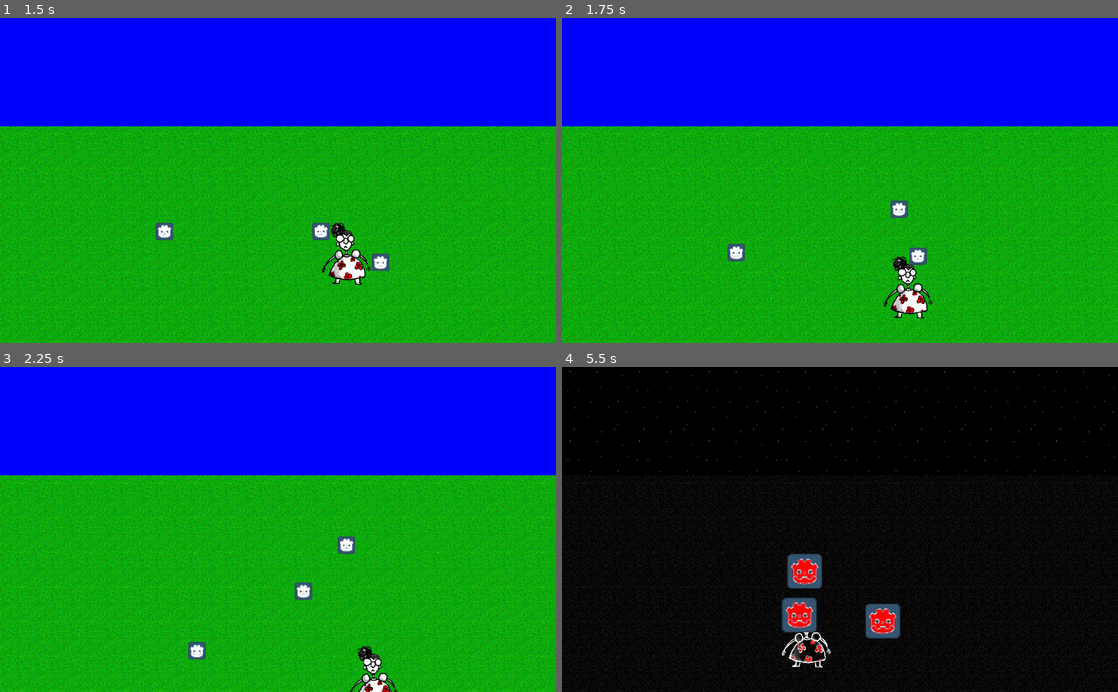
Above: before the commit, frames 1-4 (two rows, left to right).
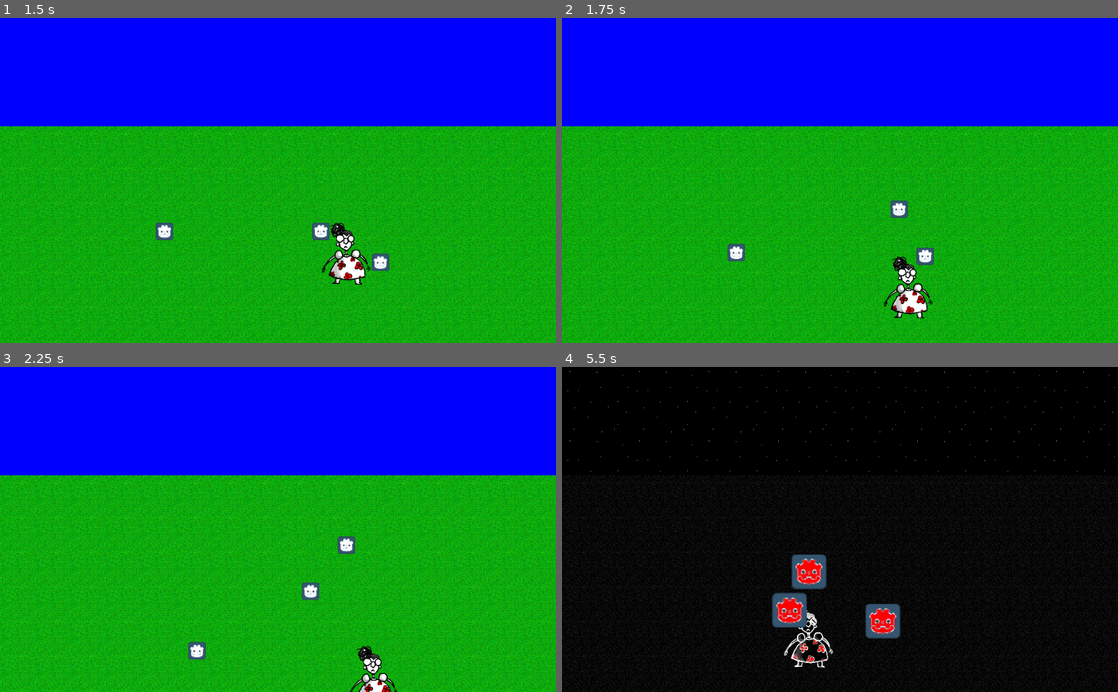
Above: after the commit, the same moments.

Repository: HedgeLizards/GGJ22
Game: Godot game, scene res://scenes/Main.tscn
The game is run twice, just before and just after one commit, with the same random seed, the same clock (stepped at 60 frames per second) and the same inputs. The engine's default icon, where the game draws it, is replaced by a stand-in: a white triangle on a blue panel in a dark square.
Inputs (mouse positions are in pixels of both pictures, inside the frame that each line leads up to):
- Up to frame 1 (1.5 s): tap Enter at 0.5 s; move the mouse to (400, 164) at 0.52 s; press the mouse at (400, 164) at 0.53 s; hold D (right) 0.53-1.28 s; move the mouse to (166, 196) at 1.27 s; release the mouse at (166, 196) at 1.28 s; hold S (down) from 1.28 s (still down); click (166, 196) at 1.35 s
- Up to frame 2 (1.75 s): keep holding S (down)
- Up to frame 3 (2.25 s): move the mouse to (333, 458) at 2.02 s; release S (down) at 2.03 s; press the mouse at (333, 458) at 2.03 s; hold D (right) from 2.03 s (still down)
- Up to frame 4 (5.5 s): move the mouse to (812, 594) at 2.77 s; release D (right) at 2.78 s; release the mouse at (812, 594) at 2.78 s; hold W (up) 2.78-3.53 s; click (812, 594) at 2.85 s; move the mouse to (1006, 578) at 3.52 s; press the mouse at (1006, 578) at 3.53 s; hold A (left) 3.53-5.03 s; move the mouse to (673, 480) at 4.27 s; release the mouse at (673, 480) at 4.28 s; click (673, 480) at 4.35 s; move the mouse to (867, 529) at 5.02 s; press the mouse at (867, 529) at 5.03 s; hold S (down) from 5.03 s (still down)

Frame 1 is identical in both runs. In frame 2, 0.2% of the frame differs, in the area x 62-67%, y 70-77%; in frame 3, 0.2%; in frame 4, 1.8%, in the area x 37-49%, y 57-93%.

Commit message:
rabbits are mortal now

Diff:
--- /dev/null
+++ b/scenes/DeadBunny.tscn
@@ -0,0 +1,8 @@
+[gd_scene load_steps=2 format=2]
+
+[ext_resource path="res://assets/dead_evil_bunny.png" type="Texture" id=1]
+
+[node name="DeadBunny" type="Node2D"]
+
+[node name="Sprite" type="Sprite" parent="."]
+texture = ExtResource( 1 )
--- a/scenes/Obstacle.tscn
+++ b/scenes/Edge.tscn
@@ -2,7 +2,7 @@
 
 [sub_resource type="RectangleShape2D" id=1]
 
-[node name="Obstacle" type="StaticBody2D"]
+[node name="Edge" type="StaticBody2D"]
 collision_layer = 5
 
 [node name="CollisionShape2D" type="CollisionShape2D" parent="."]
--- a/scenes/Main.tscn
+++ b/scenes/Main.tscn
@@ -3,7 +3,7 @@
 [ext_resource path="res://scenes/Rabbit.tscn" type="PackedScene" id=1]
 [ext_resource path="res://scripts/Tooltip.gd" type="Script" id=2]
 [ext_resource path="res://scenes/Player.tscn" type="PackedScene" id=3]
-[ext_resource path="res://scenes/Obstacle.tscn" type="PackedScene" id=4]
+[ext_resource path="res://scenes/Edge.tscn" type="PackedScene" id=4]
 [ext_resource path="res://scripts/Main.gd" type="Script" id=5]
 [ext_resource path="res://scripts/DayNight.gd" type="Script" id=7]
 [ext_resource path="res://assets/day_background.png" type="Texture" id=8]
--- a/scenes/Rabbit.tscn
+++ b/scenes/Rabbit.tscn
@@ -5,6 +5,7 @@
 [ext_resource path="res://assets/evil_bunny.png" type="Texture" id=3]
 
 [sub_resource type="RectangleShape2D" id=1]
+extents = Vector2( 25, 25 )
 
 [node name="Rabbit" type="KinematicBody2D" groups=["bunnies"]]
 collision_layer = 5
--- a/scripts/Bullet.gd
+++ b/scripts/Bullet.gd
@@ -17,4 +17,8 @@
 
 
 func _on_Bullet_body_entered(body):
+	if body.has_method("is_enemy") and body.is_enemy():
+		body.health -= 5
+		if body.health <= 0:
+			body.die()
 	queue_free()
--- a/scripts/Rabbit.gd
+++ b/scripts/Rabbit.gd
@@ -6,7 +6,11 @@
 var status = Status.IDLE
 var direction = Vector2(0, 0)
 var speed = 200
-var evil = false;
+var evil = false
+var health = 10
+
+
+const DeadBunny = preload("res://scenes/DeadBunny.tscn")
 
 # Called when the node enters the scene tree for the first time.
 func _ready():
@@ -20,6 +24,16 @@
 		status = Status.IDLE
 	$RethinkTimer.wait_time = 0.5+randf()
 
+
+func is_enemy():
+	return true
+
+
+func die():
+	var corpse = DeadBunny.instance()
+	corpse.global_transform = global_transform
+	get_parent().add_child(corpse)
+	queue_free()
 
 
 
@@ -45,5 +59,6 @@
 
 func turn_peaceful():
 	evil = false
+	health = 10
 	$Day.visible = true
 	$Night.visible = false
Binary file added: assets/dead_evil_bunny.png
Not shown, added: assets/dead_evil_bunny.png.import
